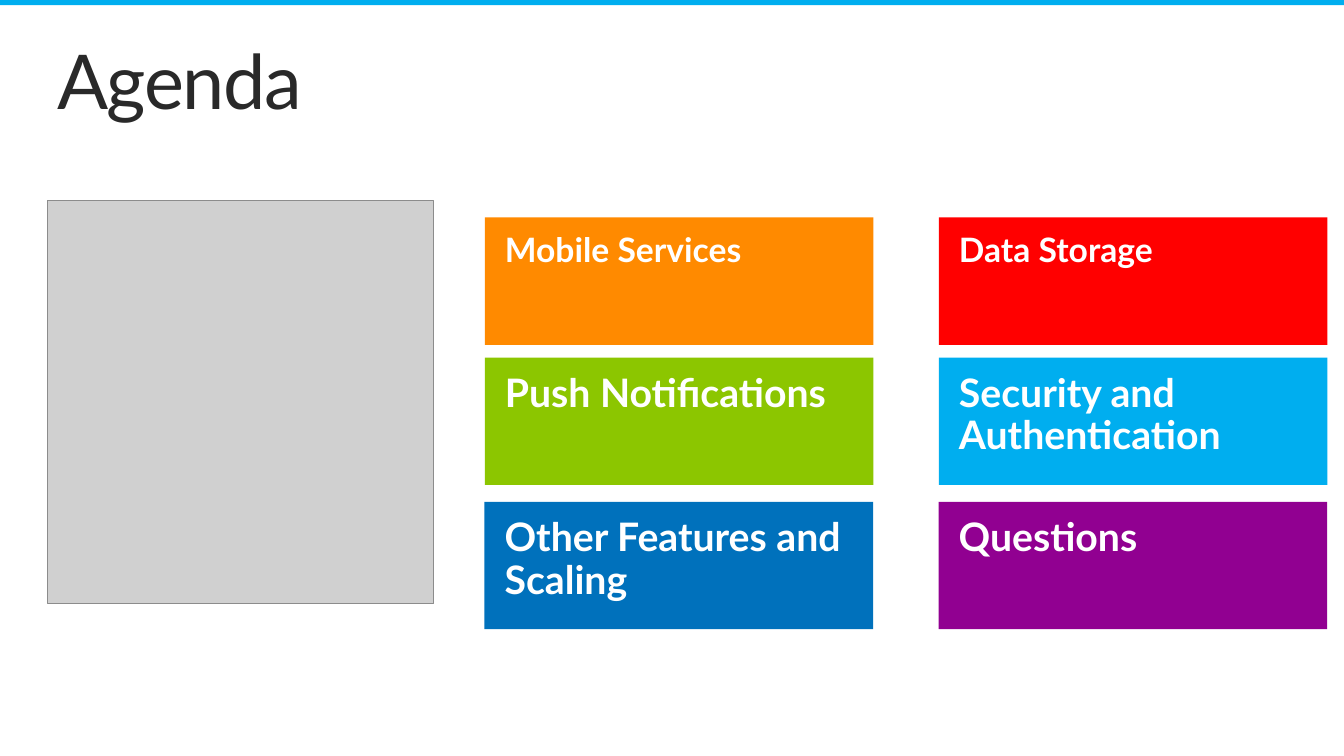
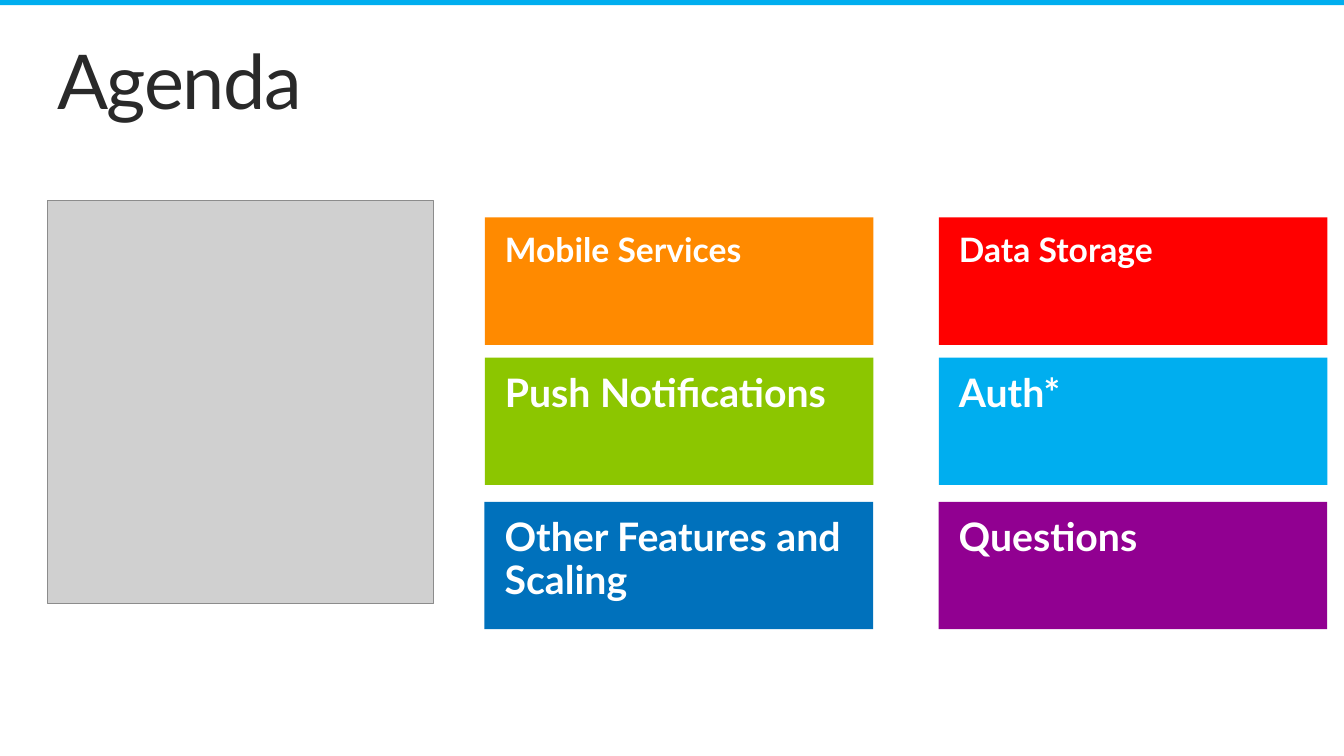
Before and after one commit to nickharris/Presentation-Windows8AndWindowsAzureMobileServices, a slide deck: slide 3 of Windows8AndWindowsAzureMobileServices.pptx (slide 2 before the commit). Drawn at 1344x756 pixels with LibreOffice and Linux fonts; fonts in the diff are those of the drawing; grey boxes stand for pictures; background and template pictures are left out. Boxes give left, top, right and bottom in pixels: in the first picture for what was removed or moved away, otherwise in the second. Text is boxed around its words. In the diff, an @@ line names an element or a change of style, - is before the commit and + after.

```diff
--- a/Windows8AndWindowsAzureMobileServices.pptx
+++ b/Windows8AndWindowsAzureMobileServices.pptx
@@ text in rectangle at (959, 377, 1060, 408): text changed @@
-Security and Authentication
+Auth*
```
Also in this commit, not shown: 13 other slides changed, 4 slides added, 1 slide removed.
